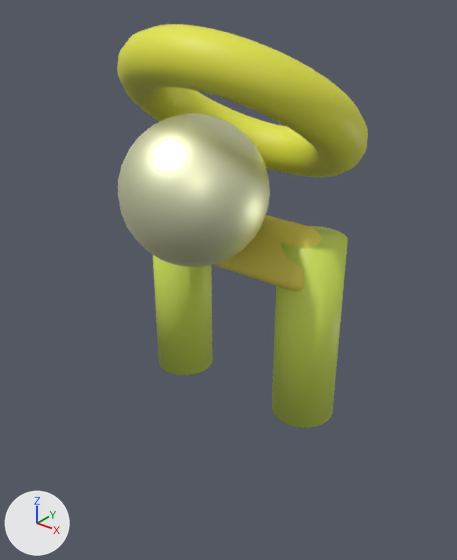
A saved change to the glTF model assets/models/enemy_4.glb.
Rendered twice from a 50 mm lens placed at (1.88, -2.54, 1.6), pointed at (0.06, -0.26, 0.19). Arrows for +X, +Y and +Z are at lower left; the lights stay in place. The first picture is the older version. Where no turn or scale is listed for an object, it has been applied to the vertices.

Before the edit, the objects in view are built like this:
```python
me_トーラス = bpy.data.meshes.new('トーラス')
me_トーラス.from_pydata(...)  # 576 vertices, 1152 faces; spans x -0.622..0.622, y -0.536..0.536, z -0.402..0.402
me_トーラス.materials.append(mat_マテリアル)  # yellow #e5e746
me_円柱_001 = bpy.data.meshes.new('円柱.001')
me_円柱_001.from_pydata(...)  # a 32-sided cylinder along z spanning x -0.169..0.169, y -0.169..0.169, z -0.509..0.509
me_円柱_001.materials.append(mat_leg)  # green #d4e759
me_立方体_001 = bpy.data.meshes.new('立方体.001')
me_立方体_001.from_pydata(...)  # 112 vertices, 220 faces; spans x -0.469..0.469, y -0.248..0.058, z 0.219..0.52
me_立方体_001.materials.append(mat_body)  # yellow #e7da54
ob_head_ring = bpy.data.objects.new('head_ring', me_トーラス)
ob_head_ring.location = (-0.003, -0.083, 1.01)
ob_leg_right = bpy.data.objects.new('leg_right', me_円柱_001)
ob_leg_right.location = (-0.427, -0.083, -0.071)
ob_立方体 = bpy.data.objects.new('立方体', me_立方体_001)
ob_立方体.location = (0.0, 0.0, 0.0)
# also in view: 'color_ball' at (0.0, -0.44, 0.69); 'leg_left' at (0.41, -0.04, -0.07)
```
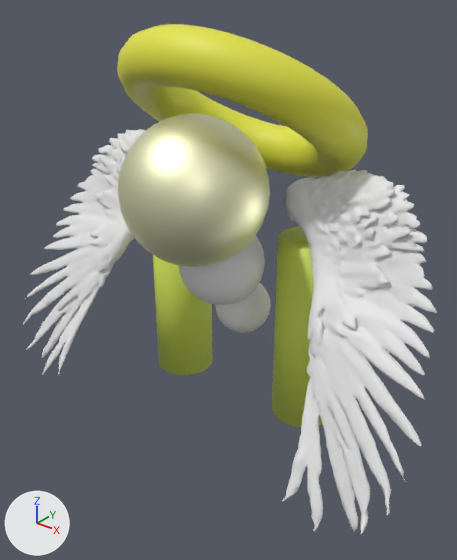
Pixel boxes [x1, y1, x2, y2] of what changed, in the pictures (457 x 560 px):
```json
{"object": "Mesh1.0", "change": "added", "after": [22, 129, 437, 534]}
{"object": "立方体", "change": "deleted", "before": [213, 215, 322, 291], "on screen": "yellow"}
{"object": "球", "change": "added", "after": [178, 236, 265, 305]}
{"object": "球.001", "change": "added", "after": [215, 283, 271, 333]}
```

The change, as JSON lines over the scene's bpy script:
```json
{"op": "add", "block": "me_mesh1_0", "code": ["me_mesh1_0 = bpy.data.meshes.new('Mesh1.0')", "me_mesh1_0.from_pydata(...)  # 9942 vertices, 19896 faces; spans x -0.51..2.01, y -0.4..0.45, z -0.72..0.63"]}
{"op": "add", "block": "me_球_002", "code": ["me_球_002 = bpy.data.meshes.new('球.002')", "me_球_002.from_pydata(...)  # a UV sphere (32 segments, 16 rings, poles along z) spanning x -0.153..0.153, y -0.153..0.153, z -0.153..0.153"]}
{"op": "add", "block": "me_球_001", "code": ["me_球_001 = bpy.data.meshes.new('球.001')", "me_球_001.from_pydata(...)  # a UV sphere (32 segments, 16 rings, poles along z) spanning x -0.222..0.222, y -0.222..0.222, z -0.222..0.222"]}
{"op": "remove", "block": "ob_立方体", "code": ["ob_立方体 = bpy.data.objects.new('立方体', me_立方体_001)", "ob_立方体.location = (0.0, 0.0, 0.0)"]}
{"op": "add", "block": "ob_mesh1_0", "code": ["ob_mesh1_0 = bpy.data.objects.new('Mesh1.0', me_mesh1_0)", "ob_mesh1_0.location = (-0.749, -0.377, 0.181)"]}
{"op": "add", "block": "ob_球_001", "code": ["ob_球_001 = bpy.data.objects.new('球.001', me_球_002)", "ob_球_001.location = (0.0, -0.06, -0.058)"]}
{"op": "add", "block": "ob_球", "code": ["ob_球 = bpy.data.objects.new('球', me_球_001)", "ob_球.location = (0.0, -0.245, 0.268)"]}
```
